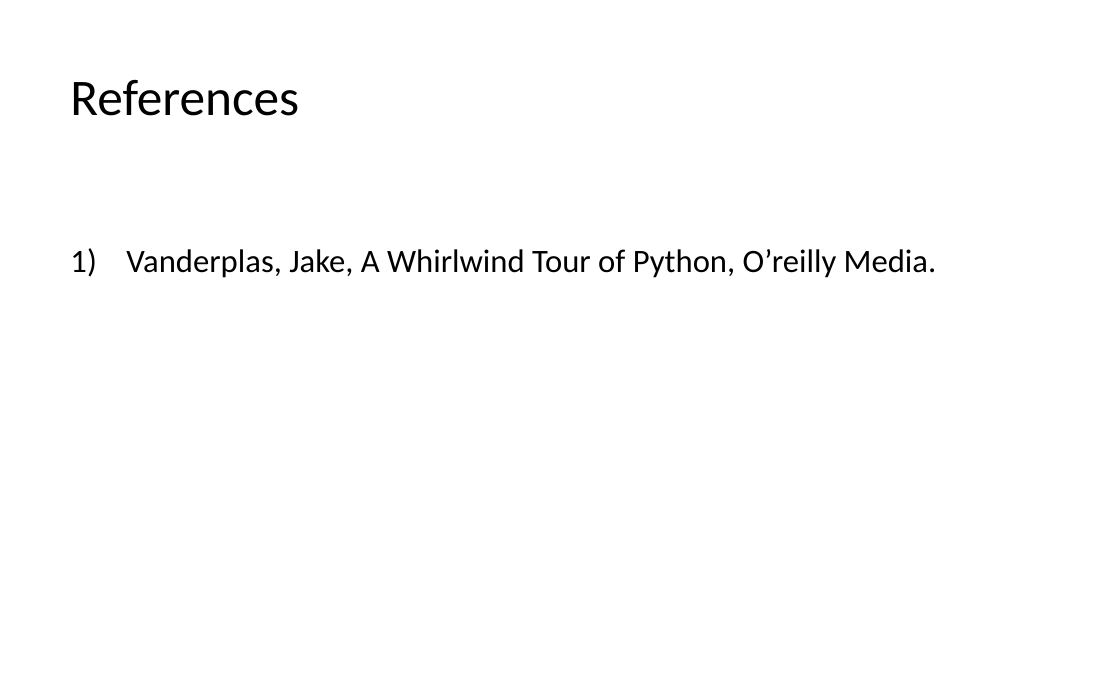
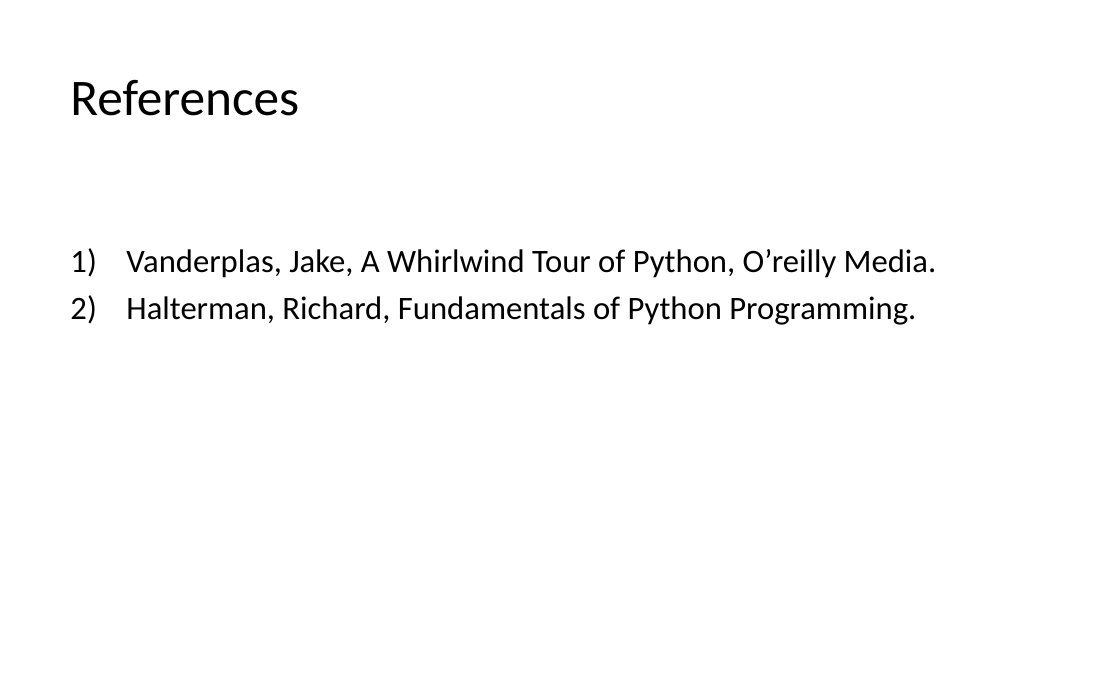
Before and after one commit to LongBaoNguyen/longbaonguyen.github.io, a slide deck: slide 32 of courses/apcsp/lect8.pptx. Drawn at 1120x700 pixels with LibreOffice and Linux fonts; fonts in the diff are those of the drawing. Boxes give left, top, right and bottom in pixels: in the first picture for what was removed or moved away, otherwise in the second. Text is boxed around its words. In the diff, an @@ line names an element or a change of style, - is before the commit and + after.

```diff
--- a/courses/apcsp/lect8.pptx
+++ b/courses/apcsp/lect8.pptx
@@ text at (126,296,916,325): paragraph added @@
+2) Halterman, Richard, Fundamentals of Python Programming.
```
Also in this commit, not shown: 1 other file.
